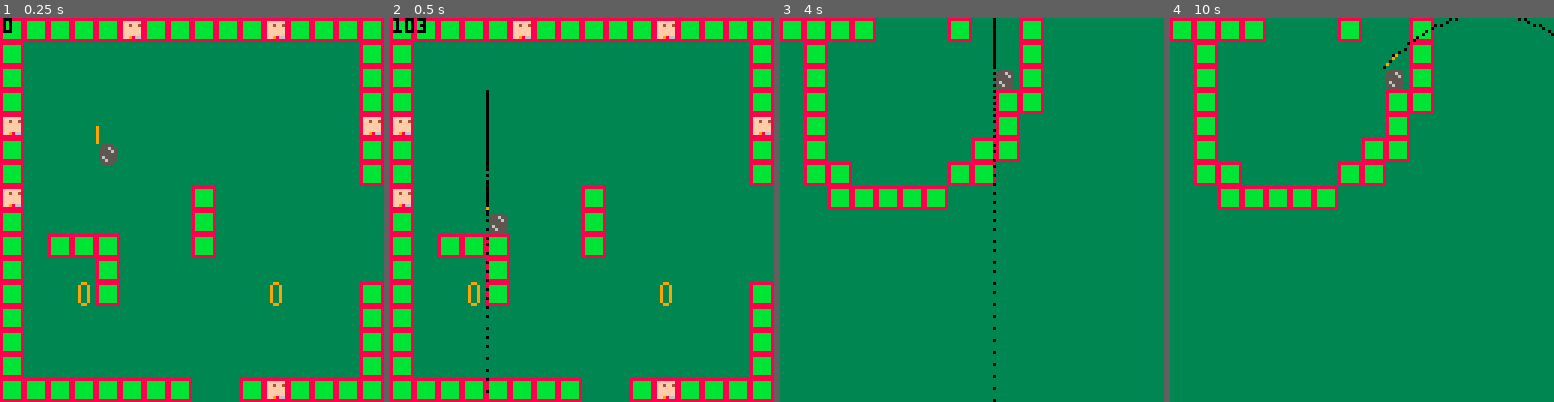
Above: before the commit, frames 1-4 (left to right).
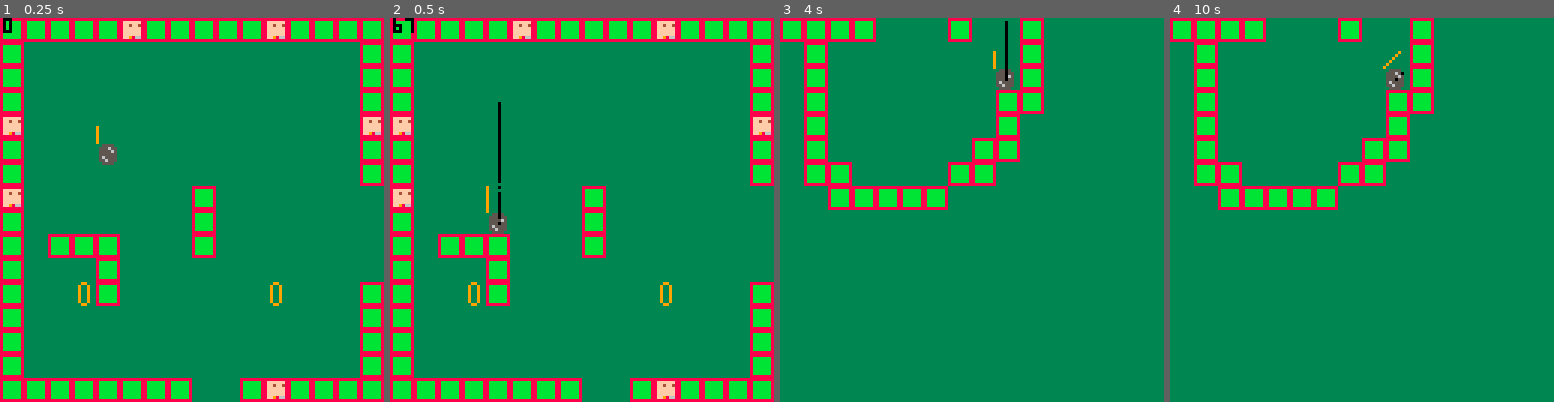
Above: after the commit, the same moments.

Repository: davidjtferguson/golf-escape
Game: PICO-8 cartridge golf_escape.p8
Two runs of this game, one before a commit and one after it. Both use one fixed random seed, a clock stepped at 60 frames per second and the inputs below.
Inputs:
- Up to frame 1 (0.25 s): no input
- Up to frame 2 (0.5 s): tap X (X key) at 0.33 s
- Up to frame 3 (4 s): tap O (Z key) at 0.7, 1.7, 2.1, 2.5, 2.9, 3.3, 3.7 s; tap X (X key) at 1.07, 1.85, 2.97 s; hold Right 1.6-2.1 s; hold Right 2.47-3.03 s; hold Left 3.08-3.58 s
- Up to frame 4 (10 s): hold Right 4.02-4.68 s; tap X (X key) every 1.12 s from 4.08 to 9.67 s; tap O (Z key) every 0.4 s from 4.1 to 9.7 s; hold Left 5.08-5.68 s; hold Right 6.08-6.58 s; hold Right 6.63-7.13 s; hold Right 7.5-8.07 s; hold Left 8.12-8.62 s; hold Right 9.05-9.72 s

Frame 1 is identical in both runs. In frame 2, 0.7% of the frame differs, in the area x 0-29%, y 0-98%; in frame 3, 0.5%; in frame 4, 0.2%.

Commit message:
sketch aim collision

Diff:
--- a/golf_escape.p8
+++ b/golf_escape.p8
@@ -186,13 +186,9 @@
   y=av.y,
   xvel=av.xvel,
   yvel=av.yvel,
+  h=1,
+  w=1,
   points={},
-  --todo:consider size/shape
-  --should cover whole av
-  hitbox=makebox(
-   1,1,
-   2,2,
-   0,coloffset)
  }
 
  if av.colstate=="ground" then
@@ -212,7 +208,14 @@
 
 	  aim.yvel+=gravity
 
-	  --todo:fix, not working
+	  --todo:consider size/shape
+	  --should cover whole av
+	  aim.hitbox=makebox(
+	   aim,
+	   2,2,
+	   4,4,
+	   0,coloffset)
+
 	  if mapcol(aim.hitbox,0,aim.yvel,0) then
 	   wallhit=true
 	  end
@@ -241,7 +244,9 @@
  --todo:offset for av center
  --todo:consider look. lines?
  for point in all(aim.points) do
-  pset(point.x*8,point.y*8,0)
+  pset(
+   (av.w/2+point.x)*8,
+   (av.h/2+point.y)*8,0)
  end
 
  print(#aim.points,1,0,0)
@@ -252,36 +257,39 @@
 
 function updatehitboxes()
  --smaller than av
- av.hurtbox=makebox(1,2,5,3)
+ av.hurtbox=makebox(av,1,2,5,3)
 
  local off=coloffset*9
 
  --cover top and bottom
  av.bottom=makebox(
+  av,
   1,7,
   6,1,
   0,coloffset)
 
  av.top=makebox(
+  av,
   1,1,
   6,1,
   0,coloffset)
 
  --space between top and bottom
  av.left=makebox(
+  av,
   1,2,
   1,5,
   coloffset)
 
- av.right=makebox(6,2,1,5)
-end
-
-function makebox(x,y,w,h,xo,wo)
+ av.right=makebox(av,6,2,1,5)
+end
+
+function makebox(obj,x,y,w,h,xo,wo)
  return {
- 	x=av.x+av.w*pixel*x-(xo or 0),
- 	y=av.y+av.h*pixel*y,
- 	w=av.w*pixel*w-(wo or 0),
- 	h=av.h*pixel*h
+ 	x=obj.x+obj.w*pixel*x-(xo or 0),
+ 	y=obj.y+obj.h*pixel*y,
+ 	w=obj.w*pixel*w-(wo or 0),
+ 	h=obj.h*pixel*h
  }
 end
 
@@ -334,7 +342,7 @@
 end
 
 --all sides collision(flag)
-function allboxcol(f)
+--[[function allboxcol(f)
  if mapcol(av.top,0,0,f) and
     mapcol(av.bottom,0,0,f) and
     mapcol(av.left,0,0,f) and
@@ -353,6 +361,7 @@
  end
  return false
 end
+]]--
 
 --mapcollision
 function mapcol(box,xvel,yvel,flag)
